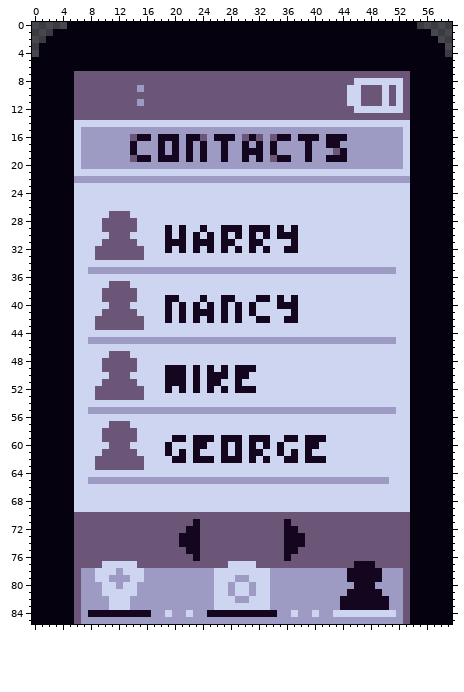
Sprite sheet -- android/assets/graphics/mobile/phonebook_4.png. The picture above is the old version.
The file is 60x86 pixels.
The same view after the edit:
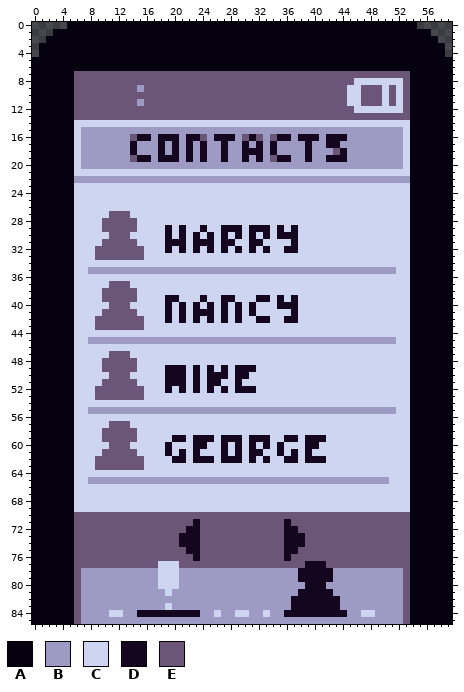
Palette (. is transparent): A #05010e  B #9d9bc3  C #ced5f0  D #13061e  E #6c5678
Difference:
@@ x 0..59 @@
 76 AAAAAAEEEEEEEEEEEEEEEEEDEEEEEEEEEEEEDEEEEEEEEEEEEEEEEEAAAAAA
-77 AAAAAAEEEECCCCCEEEEEEEEEEEEECCCCEEEEEEEEEEEEEEDDDEEEEEAAAAAA
-78 AAAAAAEBBCCCBCCCBBBBBBBBBBCCCCCCCCBBBBBBBBBBBDDDDDBBBEAAAAAA
-79 AAAAAAEBBCCBBBCCBBBBBBBBBBCCCBBCCCBBBBBBBBBBBDDDDDBBBEAAAAAA
-80 AAAAAAEBBBCCBCCBBBBBBBBBBBCCBCCBCCBBBBBBBBBBBBDDDBBBBEAAAAAA
-81 AAAAAAEBBBCCCCCBBBBBBBBBBBCCBCCBCCBBBBBBBBBBBDDDDDBBBEAAAAAA
-82 AAAAAAEBBBBCCCBBBBBBBBBBBBCCCBBCCCBBBBBBBBBBDDDDDDDBBEAAAAAA
-83 AAAAAAEBBBBCCCBBBBBBBBBBBBCCCCCCCCBBBBBBBBBBDDDDDDDBBEAAAAAA
-84 AAAAAAEBDDDDDDDDDBBCBBCBBDDDDDDDDDDBBCBBCBBCCCCCCCCCBEAAAAAA
+77 AAAAAAEEEEEEEEEEEECCCEEEEEEEEEEEEEEEEEEDDDEEEEEEEEEEEEAAAAAA
+78 AAAAAAEBBBBBBBBBBBCCCBBBBBBBBBBBBBBBBBDDDDDBBBBBBBBBBEAAAAAA
+79 AAAAAAEBBBBBBBBBBBCCCBBBBBBBBBBBBBBBBBDDDDDBBBBBBBBBBEAAAAAA
+80 AAAAAAEBBBBBBBBBBBCCCBBBBBBBBBBBBBBBBBBDDDBBBBBBBBBBBEAAAAAA
+81 AAAAAAEBBBBBBBBBBBBCBBBBBBBBBBBBBBBBBBDDDDDBBBBBBBBBBEAAAAAA
+82 AAAAAAEBBBBBBBBBBBBBBBBBBBBBBBBBBBBBBDDDDDDDBBBBBBBBBEAAAAAA
+83 AAAAAAEBBBBBBBBBBBBCBBBBBBBBBBBBBBBBBDDDDDDDBBBBBBBBBEAAAAAA
+84 AAAAAAEBBBBCCBBDDDDDDDDDBBCBBCCBBCBBDDDDDDDDDBBCCBBBBEAAAAAA
 85 AAAAAAEBBBBBBBBBBBBBBBBBBBBBBBBBBBBBBBBBBBBBBBBBBBBBBEAAAAAA
